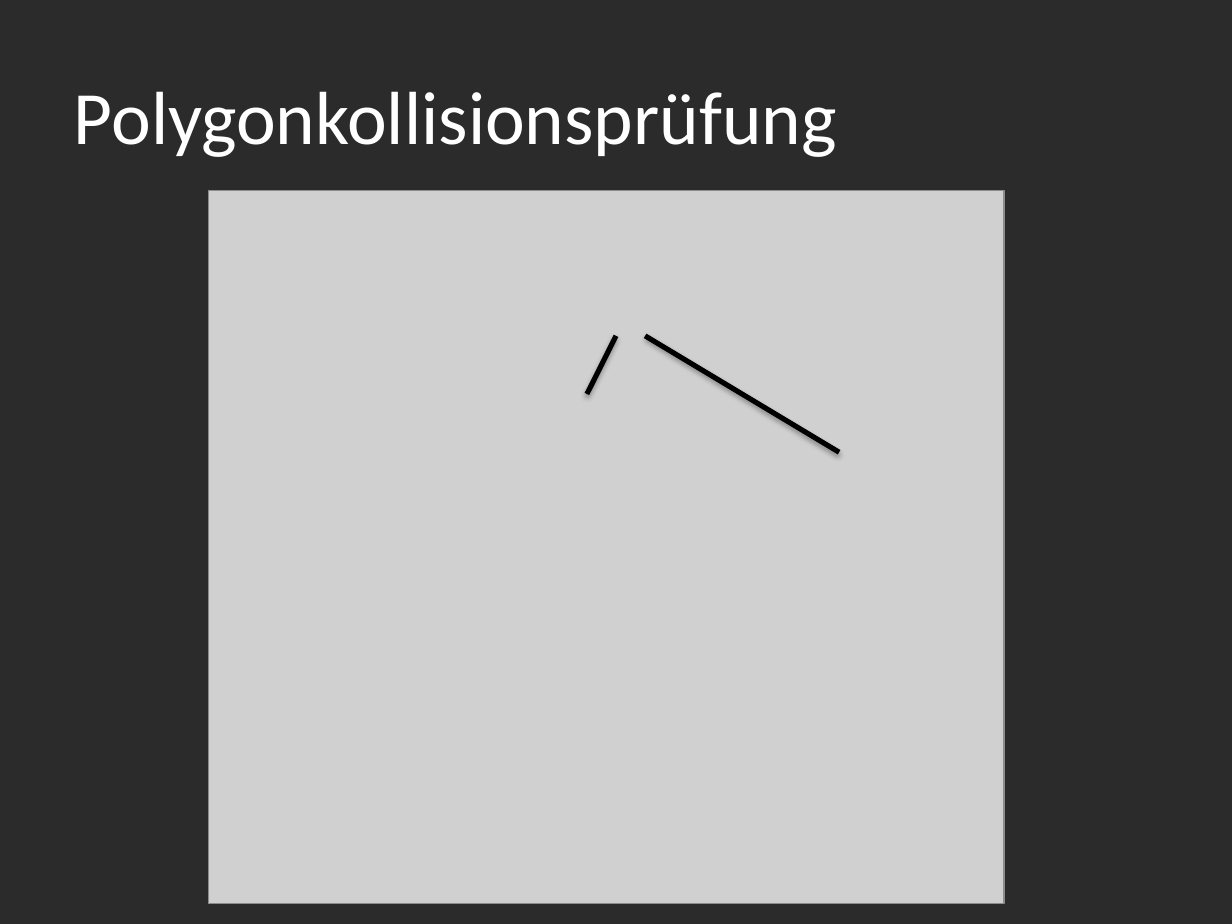
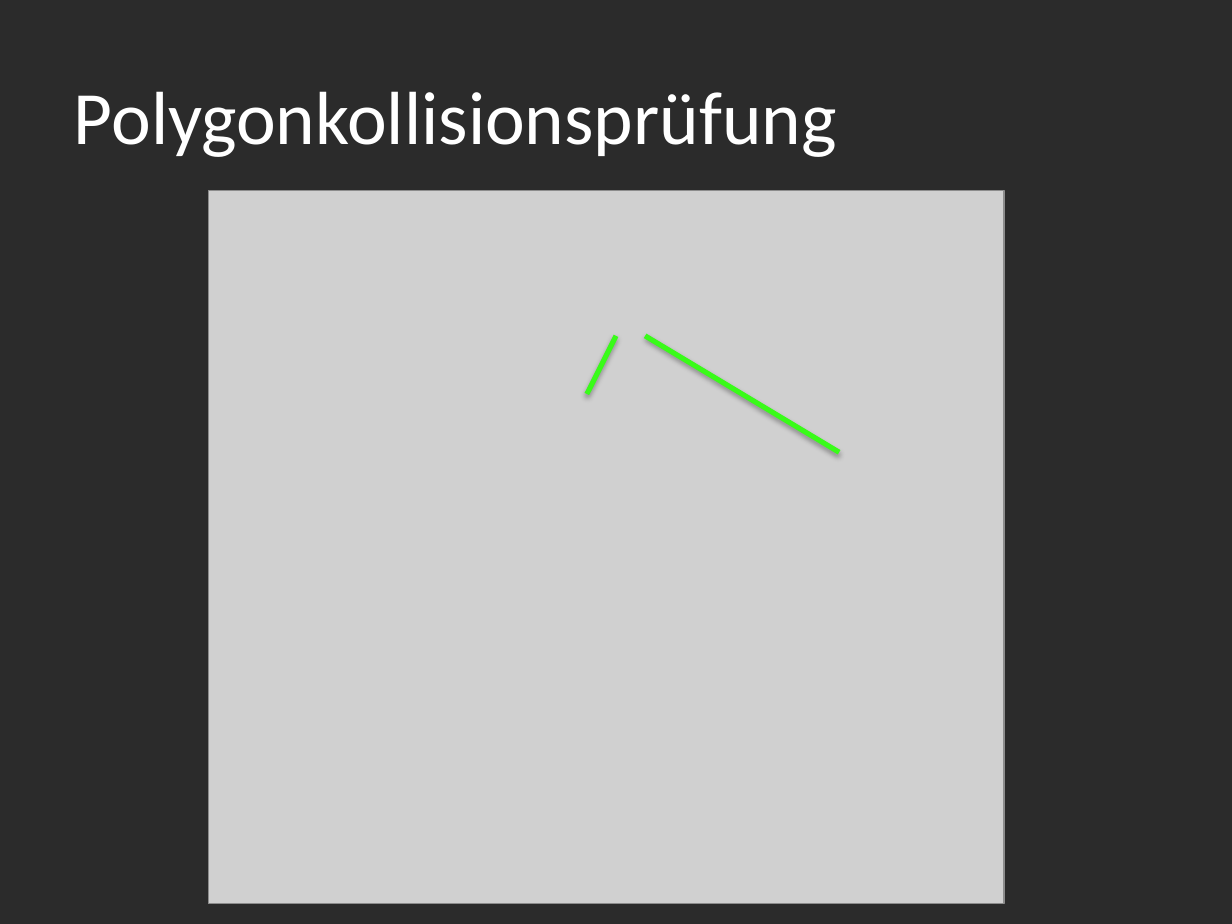
Before and after one commit to manuelTscholl/kubatsch, a slide deck: slide 25 of KuBatsch/docs/presentation/final.pptx (slide 22 before the commit). Drawn at 1232x924 pixels with LibreOffice and Linux fonts; fonts in the diff are those of the drawing; grey boxes stand for pictures; background and template pictures are left out; a plain dark background stands for a picture behind light text. Boxes give left, top, right and bottom in pixels: in the first picture for what was removed or moved away, otherwise in the second. Text is boxed around its words. In the diff, an @@ line names an element or a change of style, - is before the commit and + after.

```diff
--- a/KuBatsch/docs/presentation/final.pptx
+++ b/KuBatsch/docs/presentation/final.pptx
@@ line (586, 394) - (616, 336): stroke #000000 3 pt to #39FB19 3 pt @@
@@ line (839, 452) - (646, 336): stroke #000000 3 pt to #39FB19 3 pt @@
```
Also in this commit, not shown: 4 other slides changed, 8 slides added, 1 slide removed, 1 other file.
